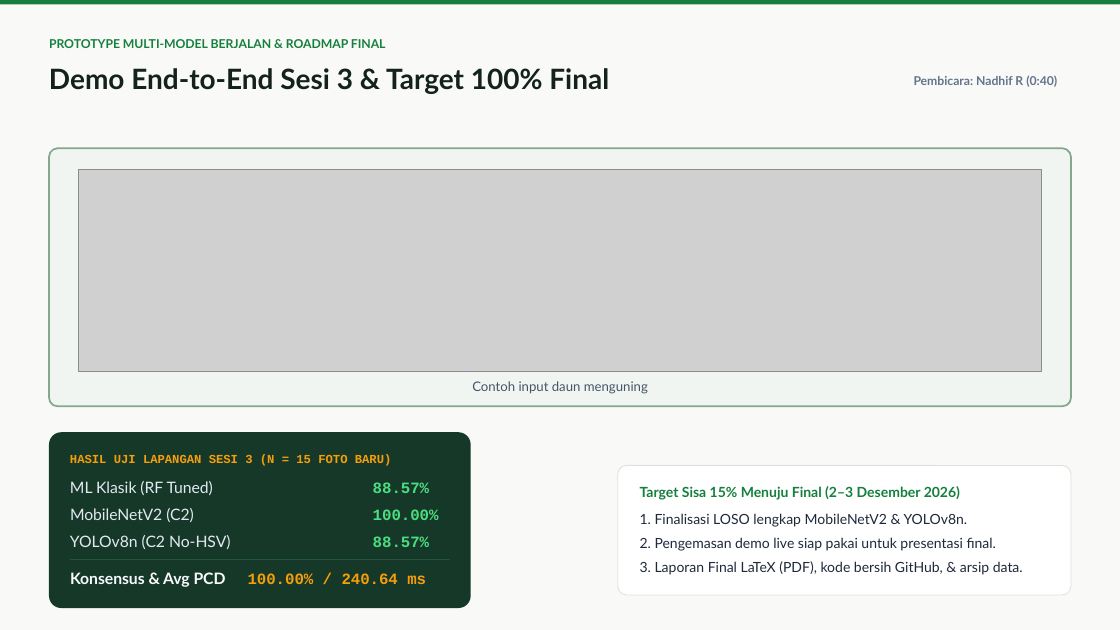
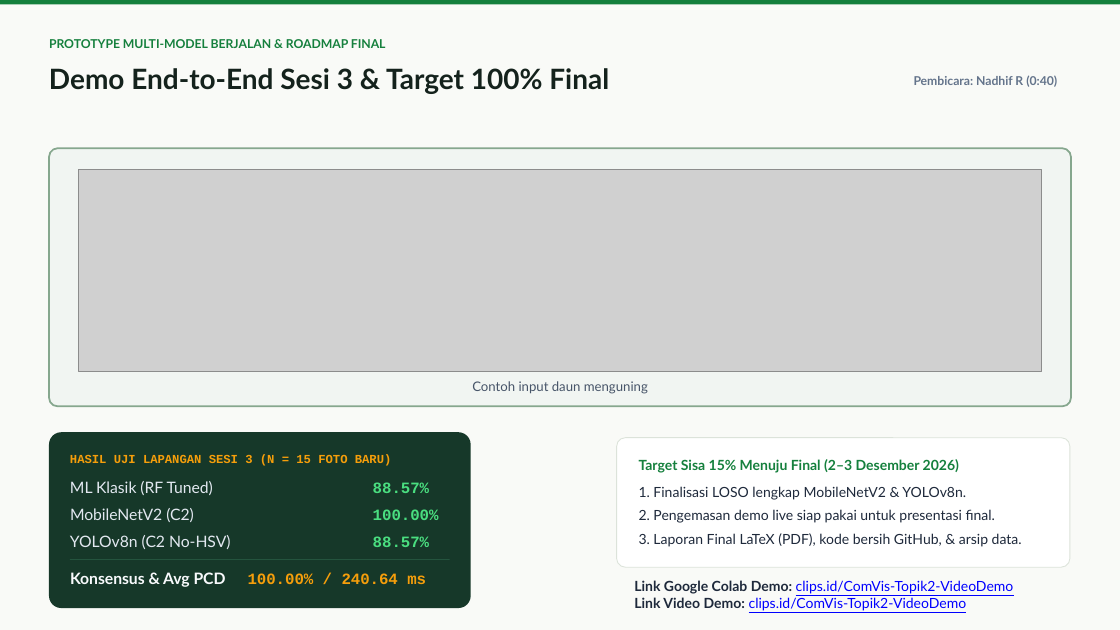
Before and after one commit to nadhif-royal/LeafFreshnessClassification-PCD-CV, a slide deck: slide 8 of Presentation/PPT_Progress_3_Klasifikasi Kesegaran Daun Kampus.pptx. Drawn at 1120x630 pixels with LibreOffice and Linux fonts; fonts in the diff are those of the drawing; grey boxes stand for pictures. Boxes give left, top, right and bottom in pixels: in the first picture for what was removed or moved away, otherwise in the second. Text is boxed around its words. In the diff, an @@ line names an element or a change of style, - is before the commit and + after.

Commit message:
feat: Update PPT Progress 3

```diff
--- a/Presentation/PPT_Progress_3_Klasifikasi Kesegaran Daun Kampus.pptx
+++ b/Presentation/PPT_Progress_3_Klasifikasi Kesegaran Daun Kampus.pptx
@@ rounded rectangle: place and size @@
-rounded rectangle at [618,465,1071,595]
+rounded rectangle at [617,438,1070,567]
@@ text "2. Pengemasan demo live siap ...": place and size @@
-text "2. Pengemasan demo live siap ..." at [640,537,996,551]
+text "2. Pengemasan demo live siap ..." at [639,509,995,523]
@@ 3 texts: place and size @@
-3 texts at [640,486,1023,575]
+3 texts at [639,459,1022,547]
@@ text added at [634,580,1014,611], 12 pt, text #0000FF, underline @@
+Link Google Colab Demo: clips.id/ComVis-Topik2-VideoDemo
+Link Video Demo: clips.id/ComVis-Topik2-VideoDemo
```
